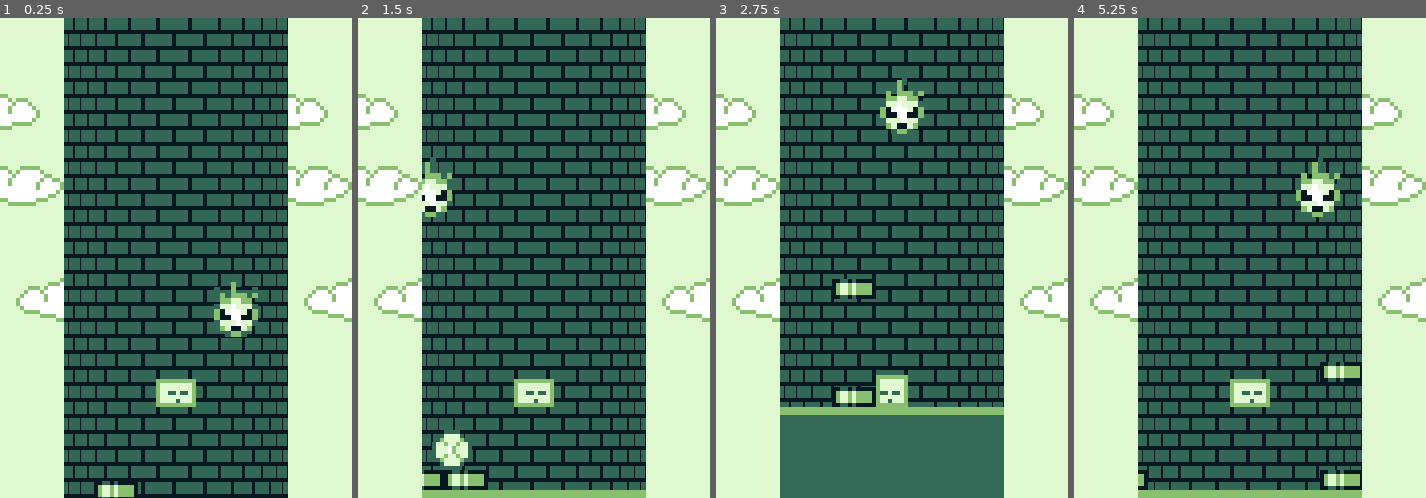
Above: before the commit, frames 1-4 (left to right).
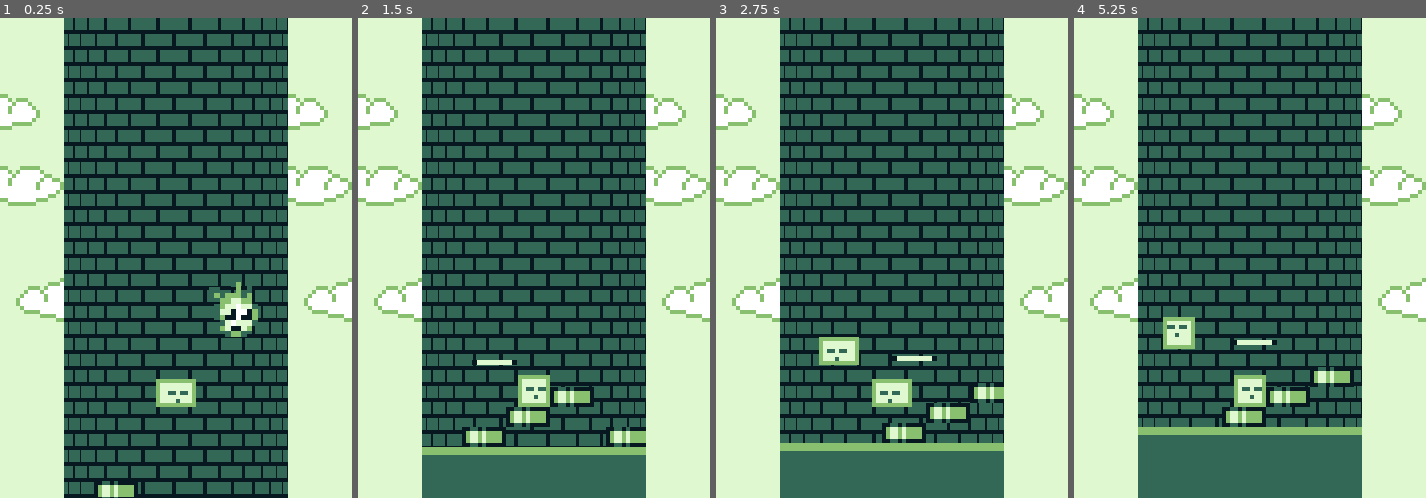
Above: after the commit, the same moments.

Repository: u1995362/pract4
Game: Godot game, scene res://scenes/main.tscn
Two runs of this game, one before a commit and one after it. Both use one fixed random seed, a clock stepped at 60 frames per second and the inputs below.
Inputs:
- Up to frame 1 (0.25 s): no input
- Up to frame 2 (1.5 s): hold Right (ui_right) from 0.53 s (still down); tap E (split) at 0.6, 1.35 s; tap Space (jump) at 0.77 s
- Up to frame 3 (2.75 s): tap Space (jump) at 1.52 s; release Right (ui_right) at 2.03 s; hold Left (ui_left) from 2.03 s (still down); tap E (split) at 2.1 s
- Up to frame 4 (5.25 s): release Left (ui_left) at 2.78 s; hold Right (ui_right) 2.78-4.28 s; tap E (split) every 0.75 s from 2.85 to 5.1 s; tap Space (jump) at 3.02, 3.77, 4.52 s; hold Left (ui_left) 4.28-5.03 s; hold Right (ui_right) from 5.03 s (still down)

The runs differ from the first frame. In frame 1, 0.5% of the frame differs, in the area x 59-74%, y 55-65%; in frame 2, 7.2%; in frame 3, 6.8%; in frame 4, 8.1%, in the area x 18-82%, y 28-100%.

Commit message:
Moviment Flame + Presure Plate

Diff:
--- a/assets/flame.gd
+++ b/assets/flame.gd
@@ -1,10 +1,29 @@
 extends CharacterBody2D
 
+@onready var anim = $AnimatedSprite2D
+
 var speed := 60.0
+var distancia := 0.0
 var direction := 1
 const WIDTH_LOOP := 56 * 3
 
+var is_waiting := false
+var wait_time := 0.0
+const PAUSE_DURATION := 2.0
+
+func _ready() -> void:
+	anim.play("Walk_right")
+
 func _physics_process(delta: float) -> void:
+	if is_waiting:
+		wait_time -= delta
+		if wait_time <= 0:
+			is_waiting = false
+			direction *= -1
+			_play_walk_animation()
+		return
+
+	distancia += speed * delta
 	velocity = Vector2(direction * speed, 0)
 	move_and_slide()
 
@@ -13,3 +32,16 @@
 
 	if position.x <= Global.midTowerPosition.x - WIDTH_LOOP / 2:
 		position.x += WIDTH_LOOP
+
+	if distancia >= WIDTH_LOOP:
+		is_waiting = true
+		wait_time = PAUSE_DURATION
+		velocity = Vector2.ZERO
+		distancia = 0
+		anim.play("Idle")
+
+func _play_walk_animation():
+	if direction == 1:
+		anim.play("Walk_right")
+	elif direction == -1:
+		anim.play("Walk_left")
--- a/scenes/main.tscn
+++ b/scenes/main.tscn
@@ -11,6 +11,7 @@
 [ext_resource type="PackedScene" uid="uid://dmqlieh7sp357" path="res://scenes/wheel.tscn" id="6_shiux"]
 [ext_resource type="Texture2D" uid="uid://d2hwi0hkbv8ym" path="res://assets/sky.png" id="7_tipki"]
 [ext_resource type="Texture2D" uid="uid://bvw4i8a6itq44" path="res://assets/verd.png" id="8_12d7q"]
+[ext_resource type="PackedScene" uid="uid://bcvgmxy5cngw2" path="res://scenes/presure_plate.tscn" id="10_nupkd"]
 
 [sub_resource type="TileSetAtlasSource" id="TileSetAtlasSource_26pgj"]
 texture = ExtResource("2_o8odp")
@@ -138,6 +139,9 @@
 scale = Vector2(34.2816, 13.7017)
 texture = ExtResource("8_12d7q")
 
+[node name="StaticBody2D" parent="Torre/Torre3" instance=ExtResource("10_nupkd")]
+position = Vector2(31, 83.5)
+
 [node name="CanvasLayer" type="CanvasLayer" parent="."]
 
 [node name="Sky" type="Sprite2D" parent="CanvasLayer"]
--- /dev/null
+++ b/scenes/presure_plate.tscn
@@ -0,0 +1,63 @@
+[gd_scene load_steps=8 format=3 uid="uid://bcvgmxy5cngw2"]
+
+[ext_resource type="Texture2D" uid="uid://2mvt67j4k5x0" path="res://assets/Presure_Plate.png" id="1_k1upi"]
+[ext_resource type="Script" path="res://scripts/presure_plate.gd" id="1_xpdbl"]
+
+[sub_resource type="AtlasTexture" id="AtlasTexture_6stvb"]
+atlas = ExtResource("1_k1upi")
+region = Rect2(0, 0, 60, 60)
+
+[sub_resource type="AtlasTexture" id="AtlasTexture_6nlox"]
+atlas = ExtResource("1_k1upi")
+region = Rect2(0, 60, 60, 60)
+
+[sub_resource type="SpriteFrames" id="SpriteFrames_84ogb"]
+animations = [{
+"frames": [{
+"duration": 1.0,
+"texture": SubResource("AtlasTexture_6stvb")
+}],
+"loop": true,
+"name": &"Normal",
+"speed": 5.0
+}, {
+"frames": [{
+"duration": 1.0,
+"texture": SubResource("AtlasTexture_6nlox")
+}],
+"loop": true,
+"name": &"Pressed",
+"speed": 5.0
+}]
+
+[sub_resource type="RectangleShape2D" id="RectangleShape2D_auaj3"]
+size = Vector2(11, 2)
+
+[sub_resource type="RectangleShape2D" id="RectangleShape2D_mde42"]
+size = Vector2(11, 2.5)
+
+[node name="StaticBody2D" type="StaticBody2D"]
+position = Vector2(0, -8)
+script = ExtResource("1_xpdbl")
+
+[node name="AnimatedSprite2D" type="AnimatedSprite2D" parent="."]
+scale = Vector2(0.25, 0.25)
+sprite_frames = SubResource("SpriteFrames_84ogb")
+animation = &"Normal"
+
+[node name="Area2D" type="Area2D" parent="."]
+
+[node name="CollisionShape2D" type="CollisionShape2D" parent="Area2D"]
+light_mask = 3
+position = Vector2(0.5, 6)
+shape = SubResource("RectangleShape2D_auaj3")
+
+[node name="CollisionShape2D" type="CollisionShape2D" parent="."]
+visible = false
+light_mask = 0
+visibility_layer = 0
+position = Vector2(0.5, 6.25)
+shape = SubResource("RectangleShape2D_mde42")
+
+[connection signal="body_entered" from="Area2D" to="." method="_on_area_2d_body_entered"]
+[connection signal="body_exited" from="Area2D" to="." method="_on_area_2d_body_exited"]
--- /dev/null
+++ b/scripts/presure_plate.gd
@@ -0,0 +1,15 @@
+extends StaticBody2D
+
+signal pressed
+
+@onready var anim = $AnimatedSprite2D
+
+func _ready() -> void:
+	anim.play("Normal")
+
+func _on_area_2d_body_entered(body: Node2D) -> void:
+	print("ENTREA")
+	anim.play("Pressed")
+
+func _on_area_2d_body_exited(body: Node2D) -> void:
+	anim.play("Normal")
Binary file added: assets/Presure_Plate.png
Not shown, added: assets/Presure_Plate.png.import
Not shown: 1 places in scenes/main.tscn that only renumber resources
